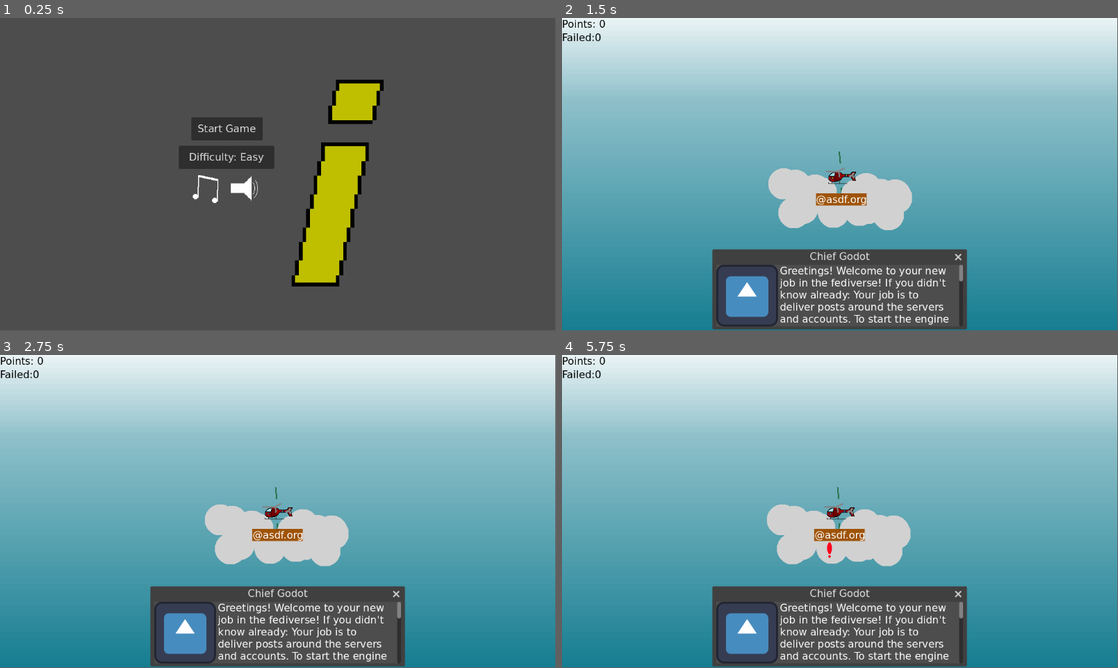
Above: before the commit, frames 1-4 (two rows, left to right).
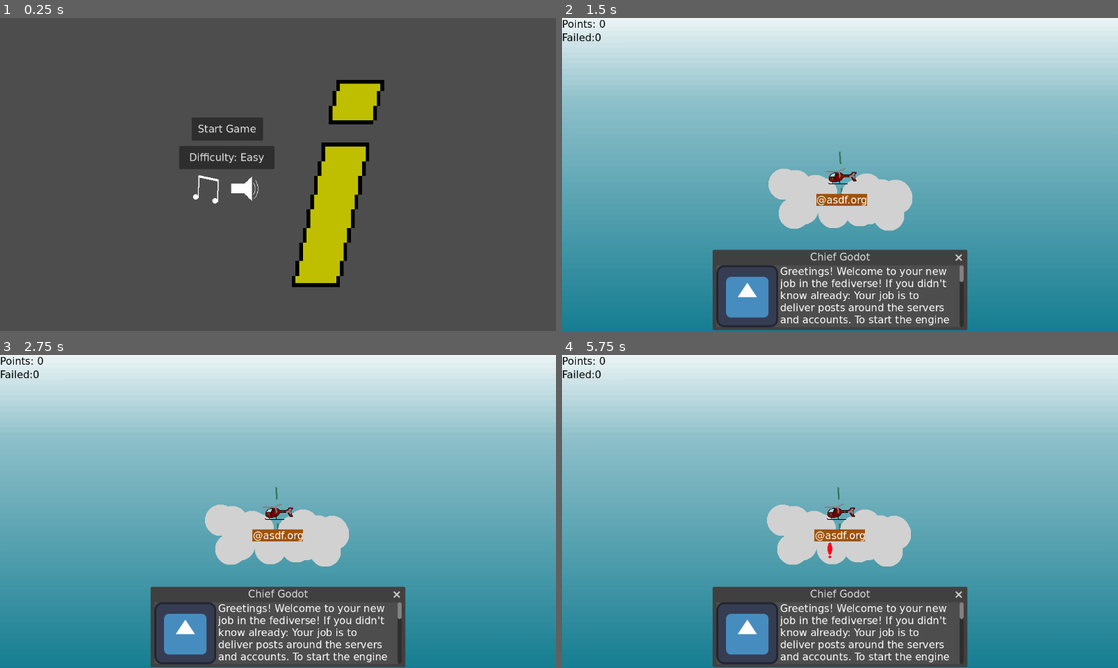
Above: after the commit, the same moments.

Repository: Doubi88/FediExpress
Game: Godot game, scene res://splash.tscn
The game is run twice, just before and just after one commit, with the same random seed, the same clock (stepped at 60 frames per second) and the same inputs. The engine's default icon, where the game draws it, is replaced by a stand-in: a white triangle on a blue panel in a dark square.
Inputs:
- Up to frame 1 (0.25 s): no input
- Up to frame 2 (1.5 s): click "Start Game" at 0.5 s; tap Enter (enter_leave vehicle) at 1.25 s; hold D (walk right) from 1.28 s (still down); hold Enter (enter_leave vehicle) from 1.28 s (still down)
- Up to frame 3 (2.75 s): release D (walk right) at 2.03 s; release Enter (enter_leave vehicle) at 2.03 s; hold S (throttle down) from 2.03 s (still down); tap Enter (enter_leave vehicle) at 2.1 s
- Up to frame 4 (5.75 s): tap R (reset vehicle) every 0.75 s from 2.75 to 5 s; release S (throttle down) at 2.78 s; hold D (walk right) 2.78-3.53 s; hold . (next_track) 2.78-3.53 s; tap Enter (enter_leave vehicle) at 3.05, 3.8, 5.1 s; hold W (throttle up) 3.53-4.28 s; tap E (toggle engine) at 3.6 s; hold Enter (enter_leave vehicle) 4.28-5.03 s; hold A (walk left) from 4.28 s (still down)
In our replay, the window is 799x449 before the commit and 800x450 after it. These sizes can differ from the game's own. Grey fills any space a smaller window leaves; there, only what the larger window draws over its background counts as a difference.

The runs differ from the first frame. In frame 1, 0.8% of the frame differs, in the area x 34-70%, y 19-86%; in frame 2, 2.9%; in frame 3, 2.9%; in frame 4, 2.9%, in the area x 7-100%, y 0-100%.

Commit message:
Improved the character

Diff:
--- a/TopDownWorld/server_world.gd
+++ b/TopDownWorld/server_world.gd
@@ -91,7 +91,7 @@
 				generate_tiles_square(pi * 2, Vector2i(GROUND_ATLAS_X, GROUND_ATLAS_Y))
 
 				var house: FediAccountHouse = house_scene.instantiate()
-				add_child(house)
+				get_child(0).add_sibling(house)
 				house.account_data = house_positions[pos]
 				house.position = tilemap.map_to_local(pi * 2) + (Vector2(tilemap.tile_set.tile_size) / 2.0)
 			else:
--- a/TopDownWorld/server_world.tscn
+++ b/TopDownWorld/server_world.tscn
@@ -15,7 +15,7 @@
 tile_set = ExtResource("2_gvcic")
 
 [node name="TargetCamera" type="Camera2D" parent="." node_paths=PackedStringArray("target")]
-zoom = Vector2(2, 2)
+zoom = Vector2(2.5, 2.5)
 script = ExtResource("3_s6wta")
 target = NodePath("../TopDownPlayer")
 
--- a/TopDownWorld/top_down_player.tscn
+++ b/TopDownWorld/top_down_player.tscn
@@ -1,29 +1,29 @@
 [gd_scene load_steps=9 format=3 uid="uid://1bxnxjuqhb07"]
 
 [ext_resource type="Script" path="res://TopDownWorld/top_down_player.gd" id="1_rc4vk"]
-[ext_resource type="Texture2D" uid="uid://dmmvn7yn5hs0e" path="res://new_character_bold.png" id="2_iu24b"]
+[ext_resource type="Texture2D" uid="uid://gj7mb0g2yh2p" path="res://new_character.png" id="2_mp1rp"]
 
-[sub_resource type="AtlasTexture" id="AtlasTexture_i2f0p"]
-atlas = ExtResource("2_iu24b")
-region = Rect2(0, 0, 32, 32)
+[sub_resource type="AtlasTexture" id="AtlasTexture_pjrmg"]
+atlas = ExtResource("2_mp1rp")
+region = Rect2(0, 0, 32, 64)
 
-[sub_resource type="AtlasTexture" id="AtlasTexture_ie4ij"]
-atlas = ExtResource("2_iu24b")
-region = Rect2(96, 0, 32, 32)
+[sub_resource type="AtlasTexture" id="AtlasTexture_lqy1c"]
+atlas = ExtResource("2_mp1rp")
+region = Rect2(96, 0, 32, 64)
 
-[sub_resource type="AtlasTexture" id="AtlasTexture_fil7w"]
-atlas = ExtResource("2_iu24b")
-region = Rect2(64, 0, 32, 32)
+[sub_resource type="AtlasTexture" id="AtlasTexture_uxf8y"]
+atlas = ExtResource("2_mp1rp")
+region = Rect2(64, 0, 32, 64)
 
-[sub_resource type="AtlasTexture" id="AtlasTexture_1ckmu"]
-atlas = ExtResource("2_iu24b")
-region = Rect2(32, 0, 32, 32)
+[sub_resource type="AtlasTexture" id="AtlasTexture_je454"]
+atlas = ExtResource("2_mp1rp")
+region = Rect2(32, 0, 32, 64)
 
 [sub_resource type="SpriteFrames" id="SpriteFrames_n6b1b"]
 animations = [{
 "frames": [{
 "duration": 1.0,
-"texture": SubResource("AtlasTexture_i2f0p")
+"texture": SubResource("AtlasTexture_pjrmg")
 }],
 "loop": true,
 "name": &"down",
@@ -31,7 +31,7 @@
 }, {
 "frames": [{
 "duration": 1.0,
-"texture": SubResource("AtlasTexture_ie4ij")
+"texture": SubResource("AtlasTexture_lqy1c")
 }],
 "loop": true,
 "name": &"left",
@@ -39,7 +39,7 @@
 }, {
 "frames": [{
 "duration": 1.0,
-"texture": SubResource("AtlasTexture_fil7w")
+"texture": SubResource("AtlasTexture_uxf8y")
 }],
 "loop": true,
 "name": &"right",
@@ -47,7 +47,7 @@
 }, {
 "frames": [{
 "duration": 1.0,
-"texture": SubResource("AtlasTexture_1ckmu")
+"texture": SubResource("AtlasTexture_je454")
 }],
 "loop": true,
 "name": &"up",
@@ -55,18 +55,19 @@
 }]
 
 [sub_resource type="CapsuleShape2D" id="CapsuleShape2D_urcc8"]
-radius = 15.0
-height = 32.0
+radius = 6.0
+height = 18.0
 
 [node name="TopDownPlayer" type="CharacterBody2D"]
 script = ExtResource("1_rc4vk")
 
 [node name="AnimatedSprite" type="AnimatedSprite2D" parent="."]
+scale = Vector2(0.5, 0.5)
 sprite_frames = SubResource("SpriteFrames_n6b1b")
-animation = &"up"
+animation = &"down"
 
 [node name="CollisionShape2D" type="CollisionShape2D" parent="."]
-position = Vector2(0, 1)
+position = Vector2(0, 7)
 shape = SubResource("CapsuleShape2D_urcc8")
 
 [node name="AudioListener2D" type="AudioListener2D" parent="."]
--- a/project.godot
+++ b/project.godot
@@ -22,6 +22,11 @@
 GlobalServerData="*res://global_server_data.gd"
 MusicPlayer="*res://Audio/music_player.tscn"
 MainMenu="*res://main_menu.tscn"
+
+[display]
+
+window/stretch/mode="viewport"
+window/stretch/scale_mode="integer"
 
 [gui]
 
@@ -93,3 +98,7 @@
 "events": [Object(InputEventKey,"resource_local_to_scene":false,"resource_name":"","device":-1,"window_id":0,"alt_press …(191 unchanged characters)…
 ]
 }
+
+[rendering]
+
+textures/canvas_textures/default_texture_filter=0
Binary file changed: new_character.png
Not shown, changed: new_character.pxo
